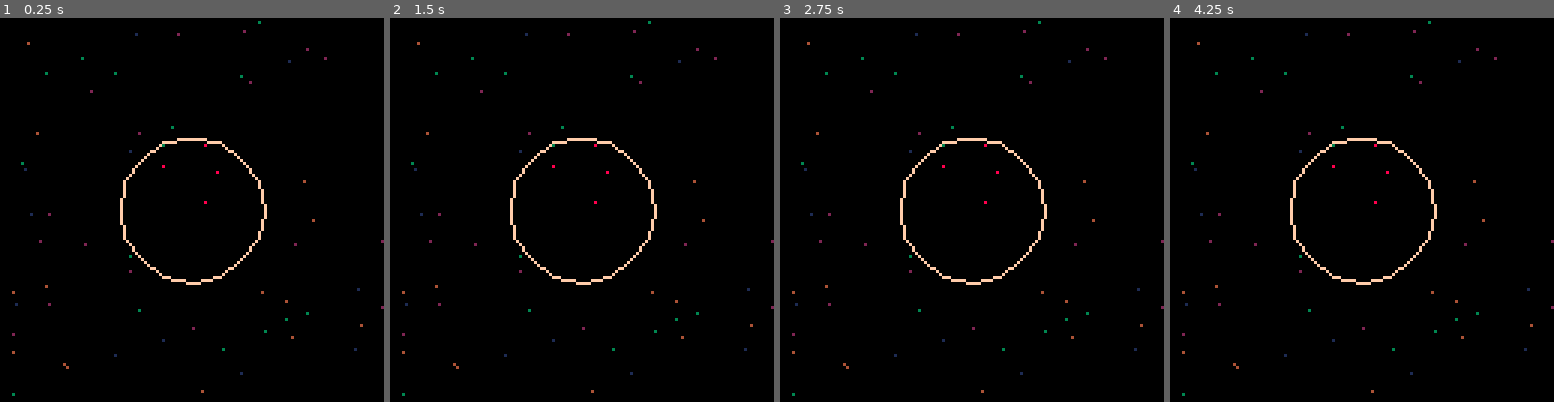
Above: before the commit, frames 1-4 (left to right).
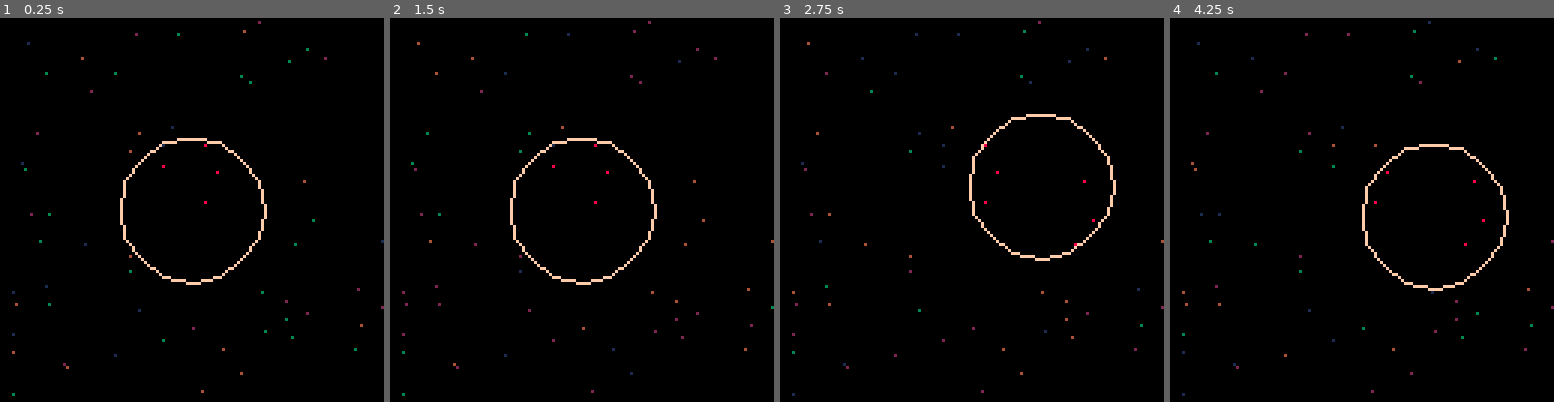
Above: after the commit, the same moments.

Repository: ivanarellano/pico8-doodles
Game: PICO-8 cartridge collision/circle_point.p8
Same seed, same stepped clock (60 frames per second), same inputs: the game is played once before the commit and once after it.
Inputs:
- Up to frame 1 (0.25 s): no input
- Up to frame 2 (1.5 s): no input
- Up to frame 3 (2.75 s): hold Right 1.6-2.1 s; hold Up 2.15-2.42 s; hold Right from 2.47 s (still down)
- Up to frame 4 (4.25 s): release Right at 3.03 s; hold Left 3.08-3.58 s; hold Down 3.63-3.97 s; hold Right from 4.02 s (still down)

The runs differ from the first frame. In frame 1, 0.3% of the frame differs, in the area x 3-100%, y 0-93%; in frame 2, 0.2%; in frame 3, 1.9%; in frame 4, 1.9%, in the area x 3-95%, y 0-99%.

Commit message:
Allow circle to move with keyboard input

Diff:
--- a/collision/circle_point.p8
+++ b/collision/circle_point.p8
@@ -2,26 +2,40 @@
 version 18
 __lua__
 function _init()
-	printh("***************")
-	local circle = {
+	--printh("******")
+	circle = {
 		pos = {x=64, y=64},
 		rad = 24,
 		pts = 16,
 		st_deg = 0, end_deg = 360
 	}
-	local enemies = rnd_pts(64)
+	enemies = rnd_pts(64)
+end
 
-	for k,enm in pairs(enemies) do
-		if is_pt_circ_col(enm.pos, circle) then
-			enm["col"] = true
-		end
-	end
+function _update()
+	move_circle()
+	flag_collisions()
+end
 
+function _draw()
 	cls()
 	draw_circle(circle)
 	draw_pts(enemies)
 end
 -->8
+function move_circle()
+	if (btn(0) and circle.pos.x > 0) circle.pos.x -= 1
+	if (btn(1) and circle.pos.x < 127) circle.pos.x += 1
+	if (btn(2) and circle.pos.y > 0) circle.pos.y -= 1
+	if (btn(3) and circle.pos.y < 127) circle.pos.y += 1
+end
+
+function flag_collisions()
+	for k,enm in pairs(enemies) do
+		enm["col"] = is_pt_circ_col(enm.pos, circle)
+	end
+end
+
 function rnd_pts(cnt)
 	local pts = {}
 	for i = 0, cnt do
